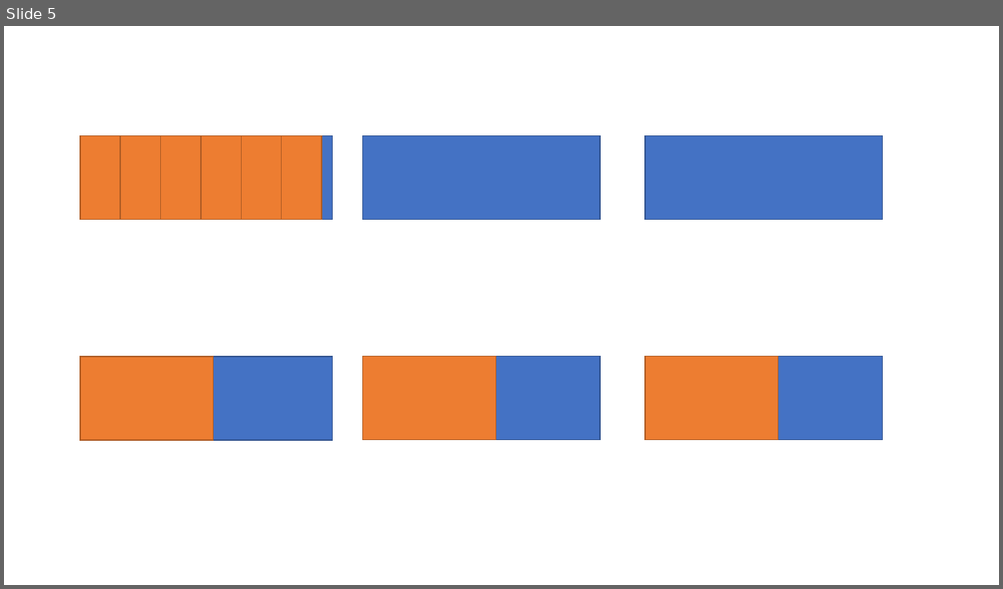
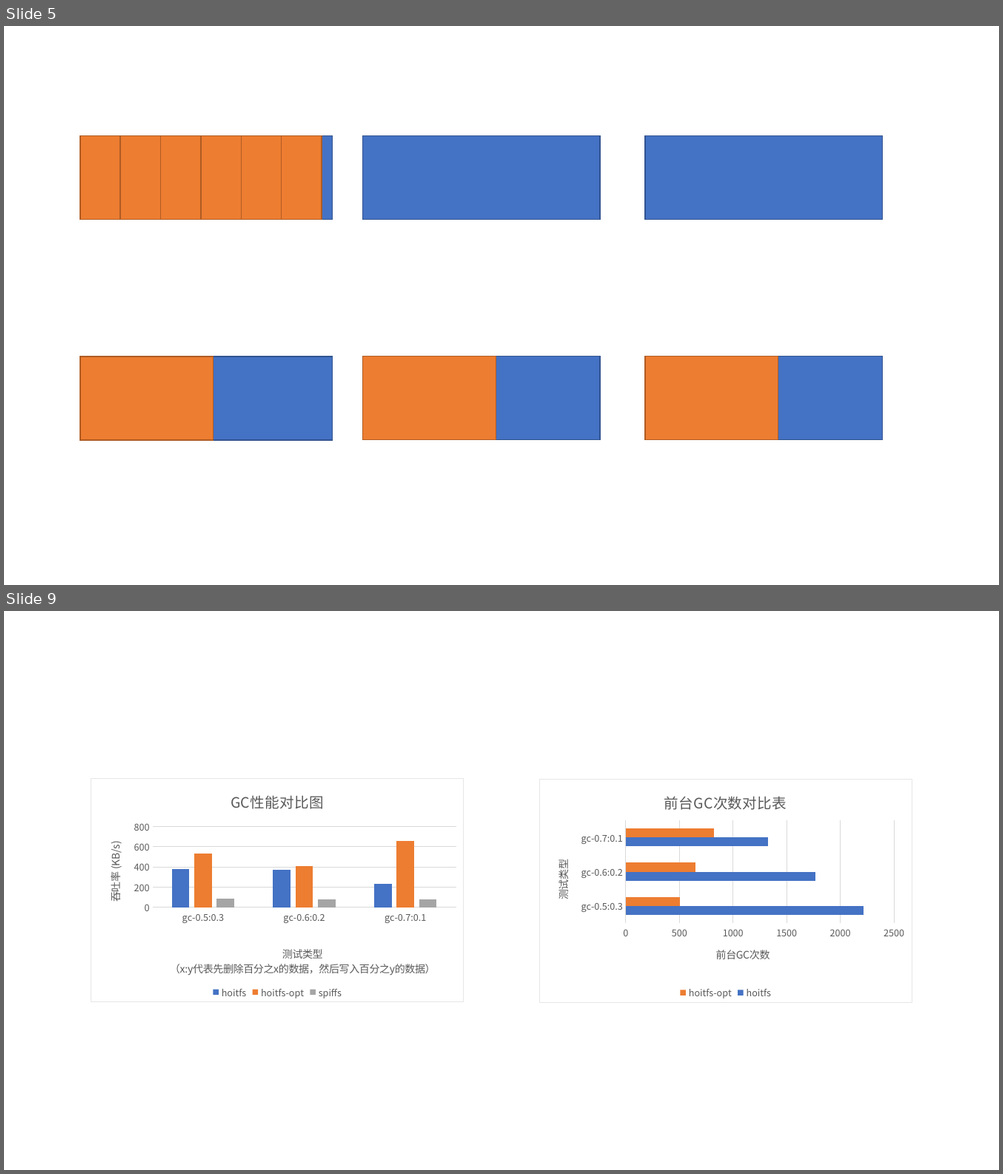
Before and after one commit to Hoit-23o2/HoitOS, a slide deck: Src/test-res/绘图.pptx. Shown one above the other, each under a label of ours: slide 5 before the commit, slides 5 and 9 after it; the slides between them are not shown. The pictures are 1003x589 and 1003x1174 pixels, drawn with LibreOffice and Linux fonts; fonts in the diff are those of the drawing. Boxes give left, top, right and bottom in pixels: in the first picture for what was removed or moved away, otherwise in the second. Text is boxed around its words. In the diff, an @@ line names an element or a change of style, - is before the commit and + after.

```diff
--- a/Src/test-res/绘图.pptx
+++ b/Src/test-res/绘图.pptx
@@ slide 9 added at [4, 611, 999, 1170], background #FFFFFF @@
@@ rectangle added at [4, 611, 999, 1170], fill #FFFFFF, outline #FFFFFF 1 pt @@
@@ column chart added at [91, 779, 464, 1002] @@
+title "GC性能对比图 "
+categories: gc-0.5:0.3, gc-0.6:0.2, gc-0.7:0.1
+hoitfs: 380, 370, 230
+hoitfs-opt: 540, 410, 660
+spiffs: 90, 80, 80
@@ bar chart added at [539, 779, 912, 1002] @@
+title "前台GC次数对比表 "
+categories: gc-0.5:0.3, gc-0.6:0.2, gc-0.7:0.1
+hoitfs: 2210, 1770, 1330
+hoitfs-opt: 500, 650, 820
```
Also in this commit, not shown: 4 other slides added, 55 other files.
